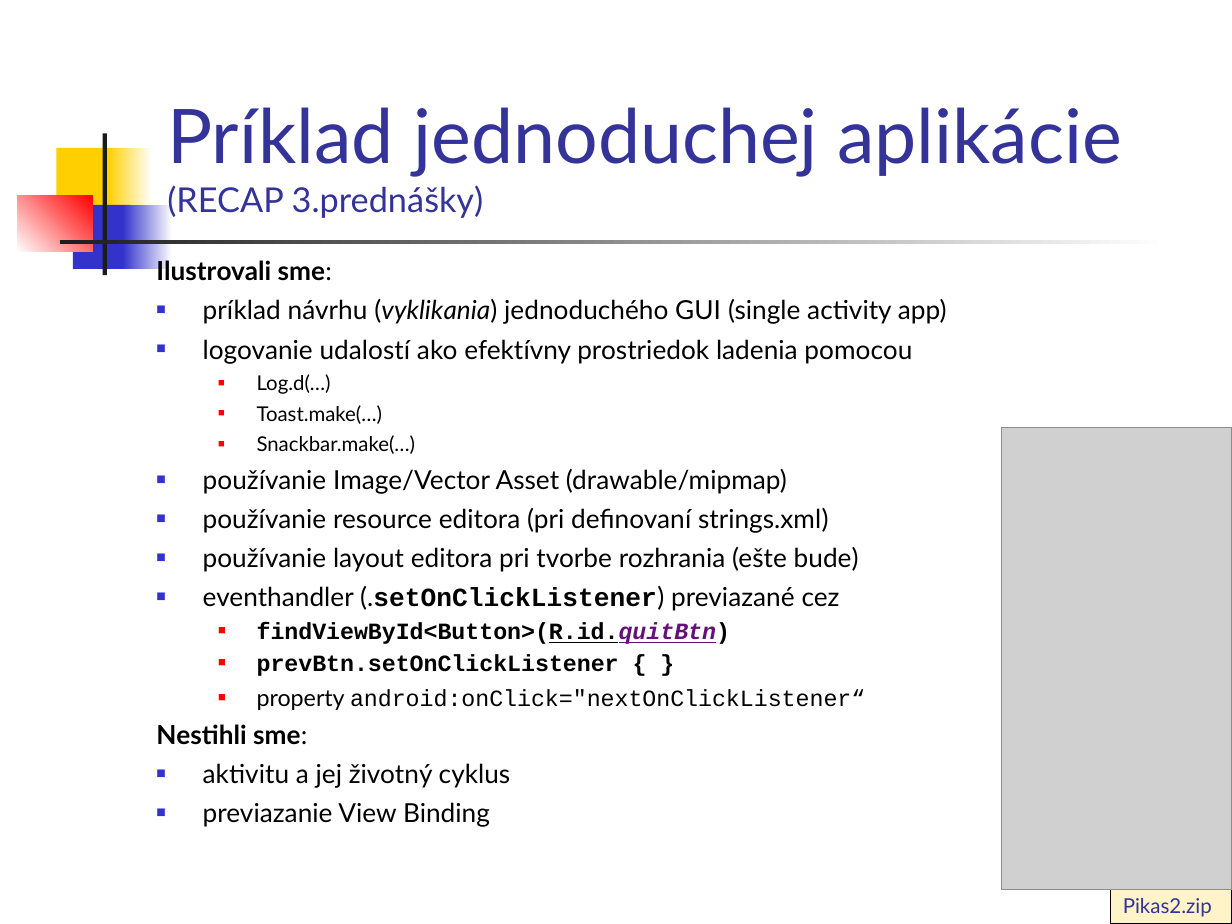
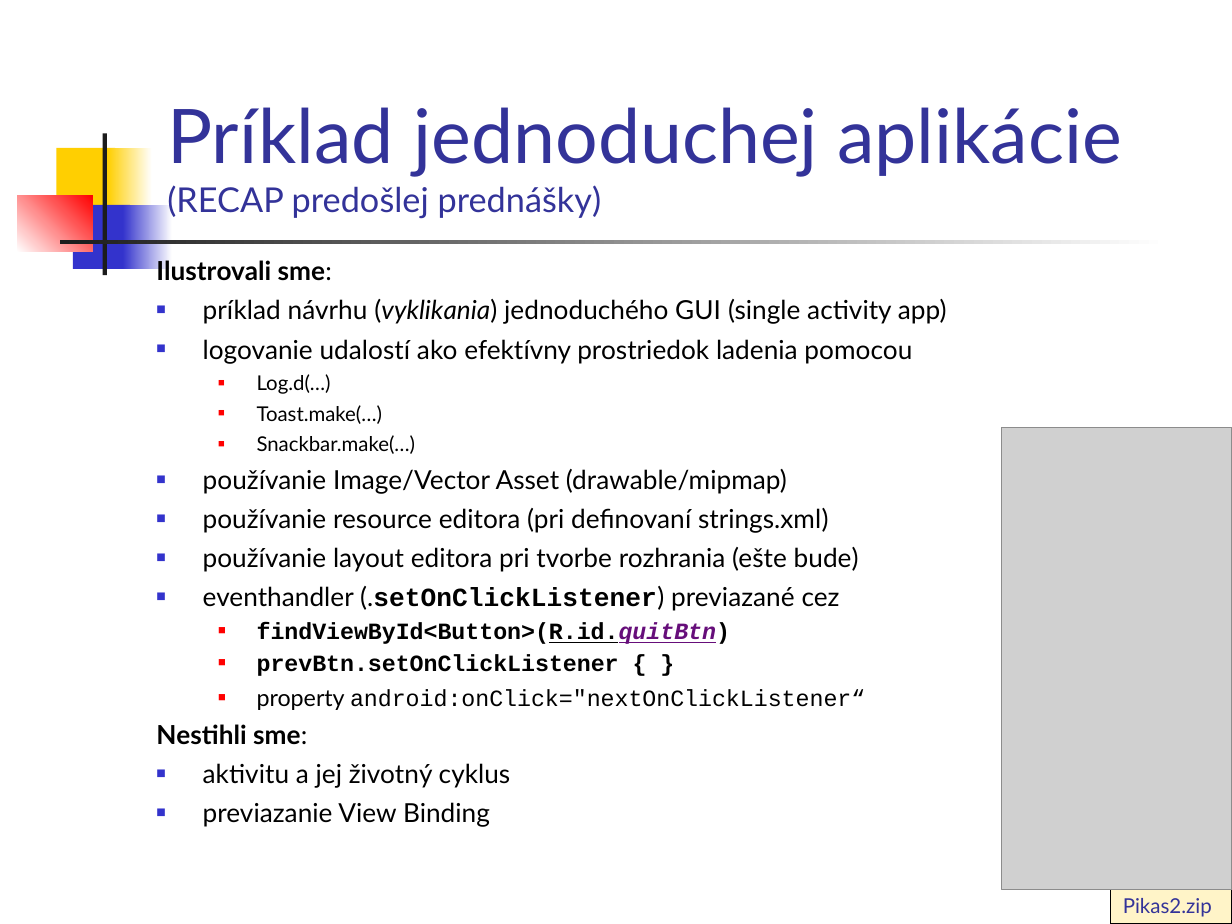
Before and after one commit to vmandro/Prednasky, a slide deck: slide 3 of 03/03_Android.ppt (slide 2 before the commit). Drawn at 1232x924 pixels with LibreOffice and Linux fonts; fonts in the diff are those of the drawing; grey boxes stand for pictures. Boxes give left, top, right and bottom in pixels: in the first picture for what was removed or moved away, otherwise in the second. Text is boxed around its words. In the diff, an @@ line names an element or a change of style, - is before the commit and + after.

```diff
--- a/03/03_Android.ppt
+++ b/03/03_Android.ppt
@@ title at [167, 107, 1122, 219]: text changed @@
-Príklad jednoduchej aplikácie
-(RECAP 3.prednášky)
+Príklad jednoduchej aplikácie
+(RECAP predošlej prednášky)
```
Also in this commit, not shown: 11 other slides changed, 6 slides added, 2 slides removed, 5 other files.
